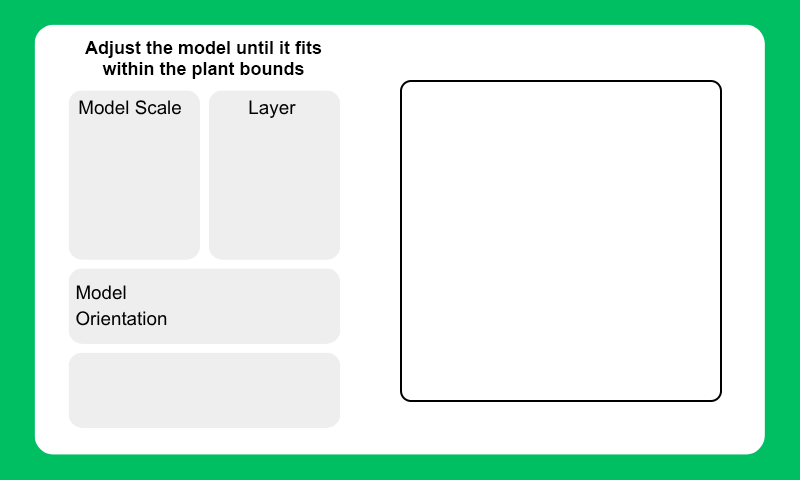
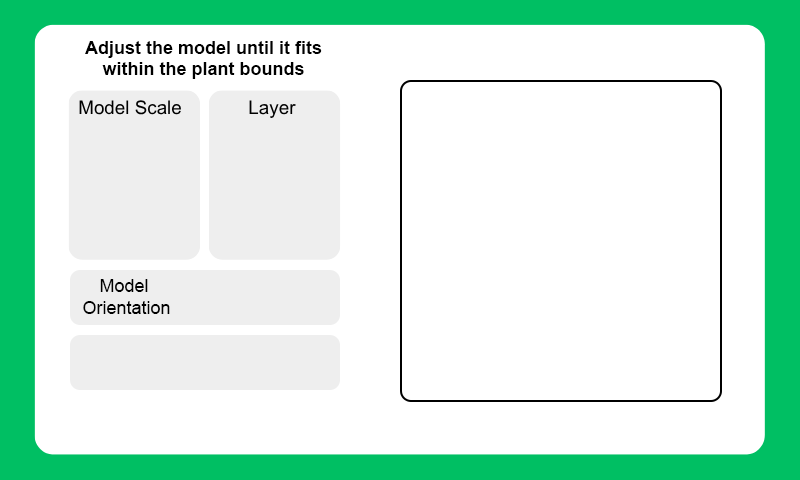
The second 800 × 480 image is a revision of the first. Changes to its layers:
added layer "Model Orientation" above "Rounded Rectangle 5" over (x1=83, y1=279, x2=170, y2=314)
added layer "Rounded Rectangle 5" above "Rounded Rectangle 4" over (x1=70, y1=335, x2=340, y2=390)
added layer "Rounded Rectangle 4" above "Rounded Rectangle 3" over (x1=69, y1=346, x2=340, y2=428)
added layer "Rounded Rectangle 3" above "Rounded Rectangle 2" over (x1=70, y1=270, x2=340, y2=325)
added layer "Rounded Rectangle 2" above "Rectangle 8" over (x1=69, y1=268, x2=340, y2=349)